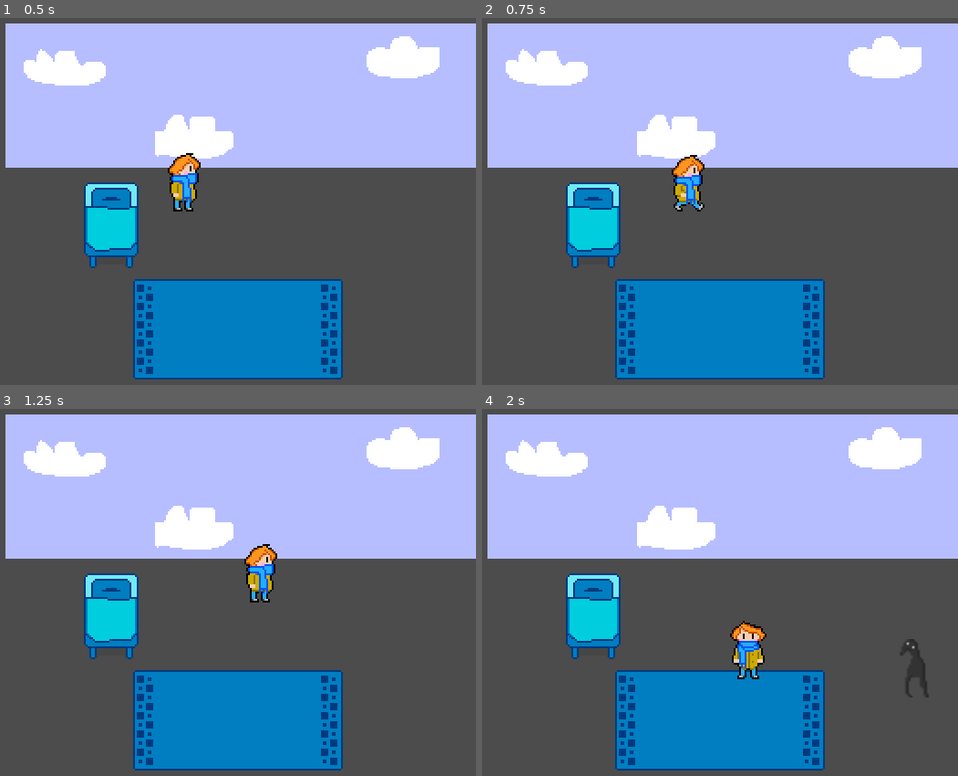
Above: before the commit, frames 1-4 (two rows, left to right).
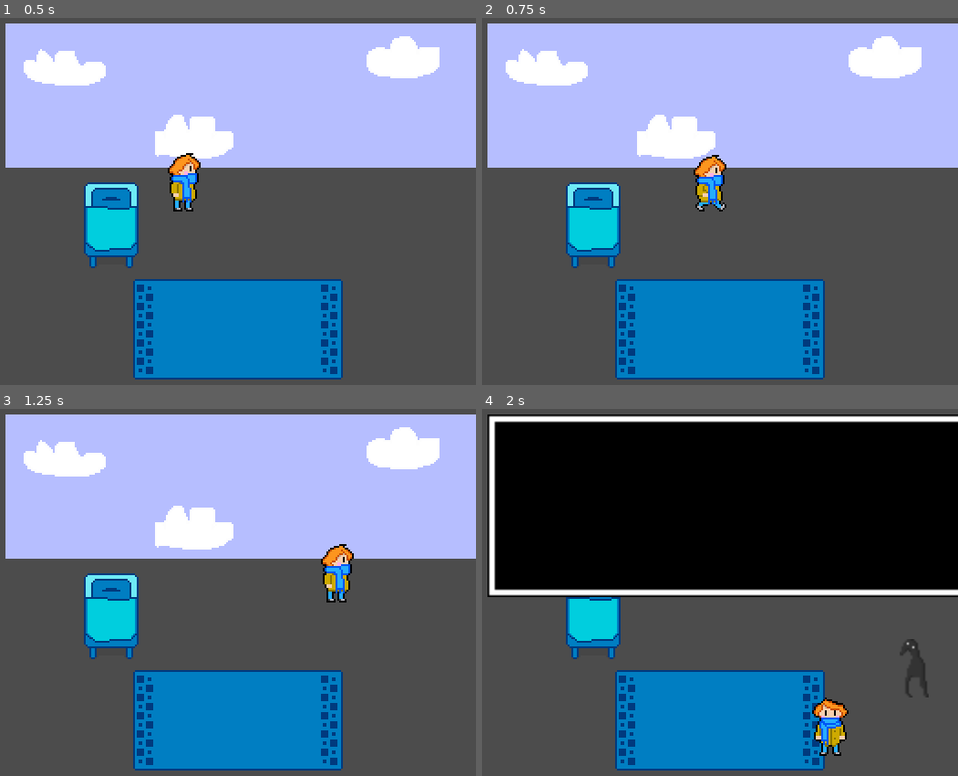
Above: after the commit, the same moments.

Repository: Braxmaster/Limits
Game: Godot game, scene res://Cutscenes/meet_slugman.tscn
Same seed, same stepped clock (60 frames per second), same inputs: the game is played once before the commit and once after it. This scene is started directly instead of the project's main scene.
Inputs:
- Up to frame 1 (0.5 s): no input
- Up to frame 2 (0.75 s): tap Enter (ui_accept) at 0.5 s; hold Right (ui_right) from 0.53 s (still down)
- Up to frame 3 (1.25 s): keep holding Right (ui_right); tap Enter (ui_accept) at 0.77 s
- Up to frame 4 (2 s): release Right (ui_right) at 1.28 s; hold Down (ui_down) from 1.28 s (still down); tap Enter (ui_accept) at 1.52 s

Frame 1 is identical in both runs. In frame 2, 1.4% of the frame differs, in the area x 39-52%, y 37-53%; in frame 3, 1.6%; in frame 4, 50%, in the area x 1-100%, y 1-95%.

Commit message:
Slugman now opens a dialogue after he has entered

Diff:
--- a/Cutscenes/meet_slugman.gd
+++ b/Cutscenes/meet_slugman.gd
@@ -1,13 +1,16 @@
 extends Node2D
 var avatar
+var slugspeech = ["Grettings fellow traveller! Let me just test out how far this box can stretch! AAAAAAAAAAAAAAAAAAAAAAAAAAAAAAAAAAAAAAAAAAAAAAAA"
+, "So thats how long, pretty cool, how many characters do you think that was?"]
+
 func _ready():
 	avatar = $Your_room_scene_1/Avatar
 	slugman_enters()
-	avatar.movedir.y = 1
 
 #force avatar to move without player input
+#TODO: fix so player cant control the avatar in the cutscene
 func _process(delta):
-	avatar.can_move = false
+	avatar.in_event = true
 	avatar.movement_loop()
 
 func slugman_enters():
@@ -21,3 +24,5 @@
 func _stop_slugman_start_talking():
 	$slugman.stop_slugman()
 	$slugman.set_slugman_animation_talking()
+	$Dialogue.show()
+	$Dialogue/Talker.talk(slugspeech)
--- a/Cutscenes/meet_slugman.tscn
+++ b/Cutscenes/meet_slugman.tscn
@@ -1,8 +1,9 @@
-[gd_scene load_steps=4 format=2]
+[gd_scene load_steps=5 format=2]
 
 [ext_resource path="res://Cutscenes/meet_slugman.gd" type="Script" id=1]
 [ext_resource path="res://Places/Your_room_scene_1.tscn" type="PackedScene" id=2]
 [ext_resource path="res://Characters/questionable/slugman.tscn" type="PackedScene" id=3]
+[ext_resource path="res://Tools/Dialogue.tscn" type="PackedScene" id=4]
 
 [node name="meet_slugman" type="Node2D" index="0"]
 
@@ -13,3 +14,7 @@
 [node name="slugman" parent="." index="1" instance=ExtResource( 3 )]
 
 position = Vector2( 352.878, 138.985 )
+
+[node name="Dialogue" parent="." index="2" instance=ExtResource( 4 )]
+
+visible = false
